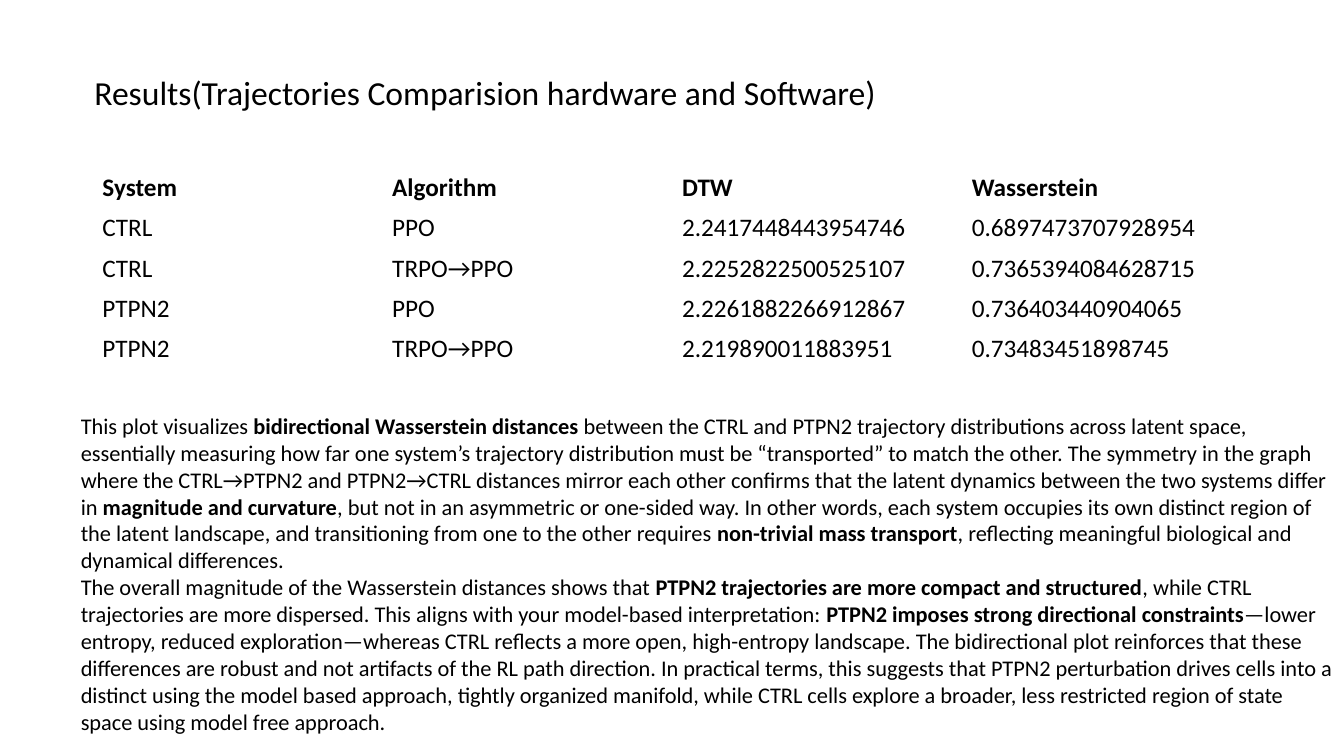
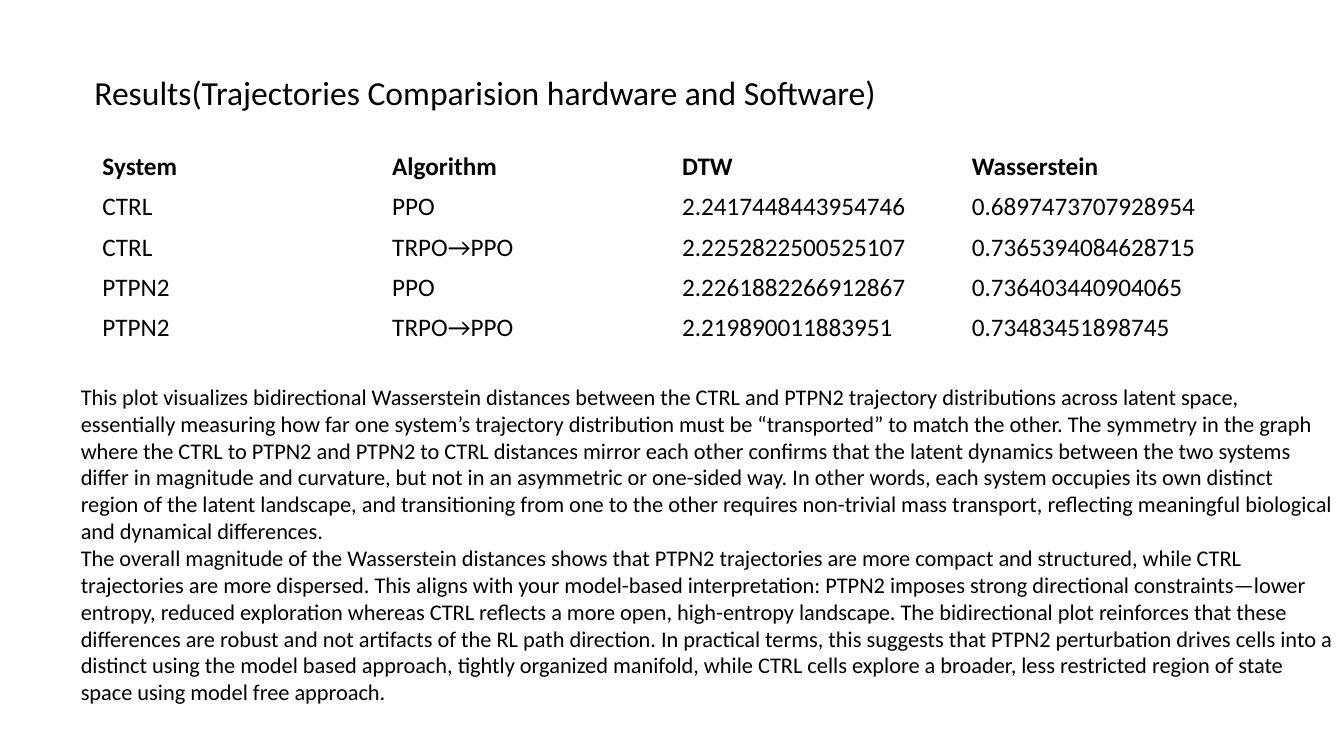
Before and after one commit to boabangf/GNN_RL_gene_trajectory_perturbation, a slide deck: slide 14 of ppt slides for omic codeathon (1).pptx. Drawn at 1344x756 pixels with LibreOffice and Linux fonts; fonts in the diff are those of the drawing. Boxes give left, top, right and bottom in pixels: in the first picture for what was removed or moved away, otherwise in the second. Text is boxed around its words. In the diff, an @@ line names an element or a change of style, - is before the commit and + after.

```diff
--- a/ppt slides for omic codeathon (1).pptx
+++ b/ppt slides for omic codeathon (1).pptx
@@ table: place and size @@
-table at [93,167,1254,369]
+table at [93,146,1254,348]
@@ text at [81,389,1332,704]: text changed @@
-This plot visualizes bidirectional Wasserstein distances between the CTRL and PTPN2 trajectory distributions across latent space, essentially measuring how far one system’s trajectory distribution must be “transported” to match the other. The symmetry in the graph where the CTRL→PTPN2 and PTPN2→CTRL distances mirror each other confirms that the latent dynamics between the two systems differ in magnitude and curvature, but not in an asymmetric or one-sided way. In other words, each system occupies its own distinct region of the latent landscape, and transitioning from one to the other requires non-trivial mass transport, reflecting meaningful biological and dynamical differences.
-The overall magnitude of the Wasserstein distances shows that PTPN2 trajectories are more compact and structured, while CTRL trajectories are more dispersed. This aligns with your model-based interpretation: PTPN2 imposes strong directional constraints—lower entropy, reduced exploration—whereas CTRL reflects a more open, high-entropy landscape. The bidirectional plot reinforces that these differences are robust and not artifacts of the RL path direction. In practical terms, this suggests that PTPN2 perturbation drives cells into a distinct using the model based approach, tightly organized manifold, while CTRL cells explore a broader, less restricted region of state space using model free approach.
+This plot visualizes bidirectional Wasserstein distances between the CTRL and PTPN2 trajectory distributions across latent space, essentially measuring how far one system’s trajectory distribution must be “transported” to match the other. The symmetry in the graph where the CTRL to PTPN2 and PTPN2 to CTRL distances mirror each other confirms that the latent dynamics between the two systems differ in magnitude and curvature, but not in an asymmetric or one-sided way. In other words, each system occupies its own distinct region of the latent landscape, and transitioning from one to the other requires non-trivial mass transport, reflecting meaningful biological and dynamical differences.
+The overall magnitude of the Wasserstein distances shows that PTPN2 trajectories are more compact and structured, while CTRL trajectories are more dispersed. This aligns with your model-based interpretation: PTPN2 imposes strong directional constraints—lower entropy, reduced exploration whereas CTRL reflects a more open, high-entropy landscape. The bidirectional plot reinforces that these differences are robust and not artifacts of the RL path direction. In practical terms, this suggests that PTPN2 perturbation drives cells into a distinct using the model based approach, tightly organized manifold, while CTRL cells explore a broader, less restricted region of state space using model free approach.
```
Also in this commit, not shown: 10 other slides changed.
